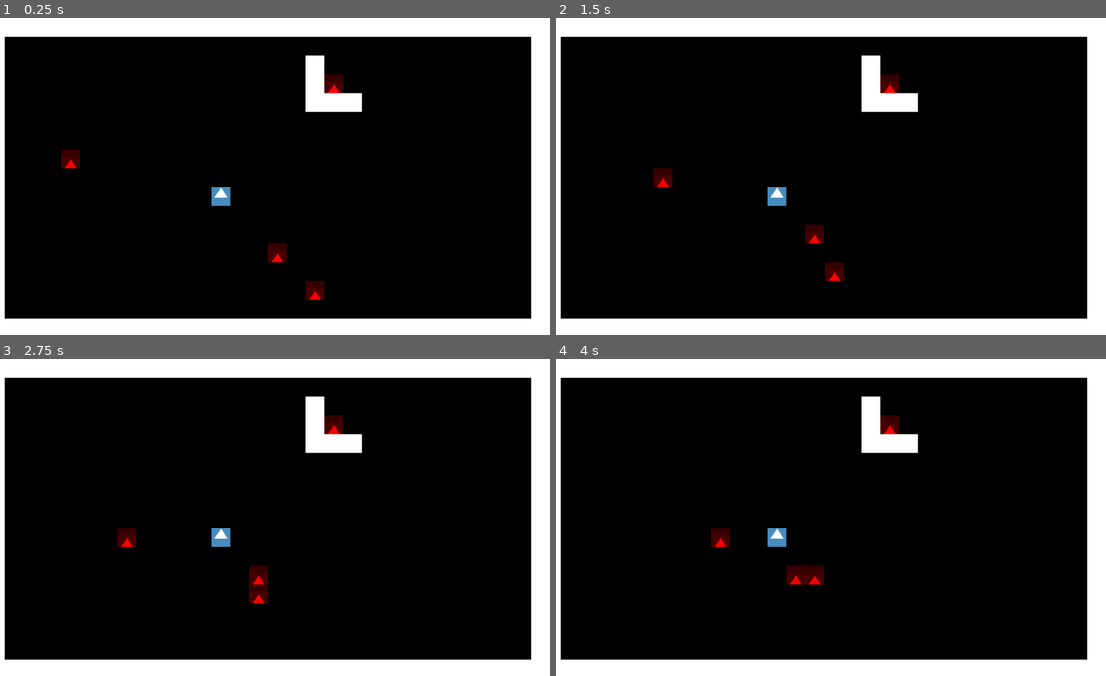
Above: before the commit, frames 1-4 (two rows, left to right).
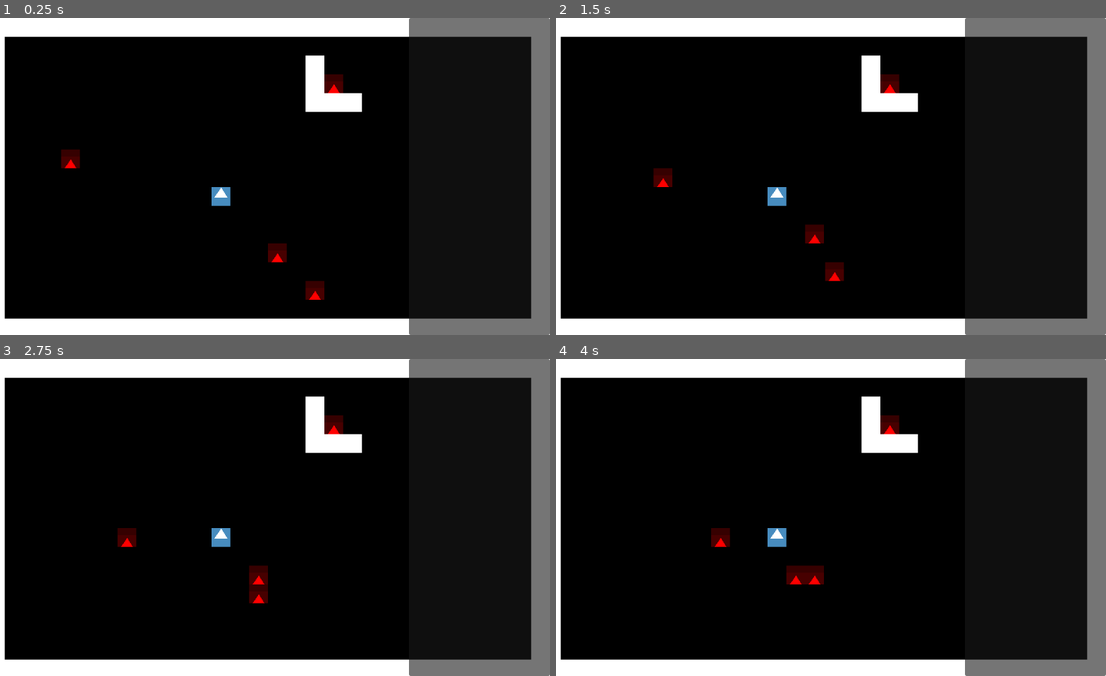
Above: after the commit, the same moments.

Repository: deengames-prototypes/roguelike-base
Game: Godot game, scene res://contexts/core/scenes/CoreGameScene.tscn
The game is run twice, just before and just after one commit, with the same random seed, the same clock (stepped at 60 frames per second) and the same inputs. The engine's default icon, where the game draws it, is replaced by a stand-in: a white triangle on a blue panel in a dark square.
Inputs:
- Up to frame 1 (0.25 s): no input
- Up to frame 2 (1.5 s): tap Enter (ui_accept) at 0.5, 0.77, 1.25 s; tap F (fire_projectile) at 0.6, 1.35 s
- Up to frame 3 (2.75 s): tap Enter (ui_accept) at 1.52, 2 s; tap F (fire_projectile) at 2.1 s
- Up to frame 4 (4 s): tap Enter (ui_accept) at 2.75, 3.02, 3.5, 3.77 s; tap F (fire_projectile) at 2.85, 3.6 s

The runs differ from the first frame. In frame 1, 6.0% of the frame differs, in the area x 74-100%, y 0-100%; in frame 2, 6.0%; in frame 3, 6.0%; in frame 4, 6.0%.

Commit message:
Added a side panel with a placeholder console for logs.

Diff:
--- a/source/contexts/core/scenes/CoreGameScene.tscn
+++ b/source/contexts/core/scenes/CoreGameScene.tscn
@@ -1,9 +1,10 @@
-[gd_scene load_steps=7 format=3 uid="uid://bbienee4el2ha"]
+[gd_scene load_steps=8 format=3 uid="uid://bbienee4el2ha"]
 
 [ext_resource type="Script" path="res://contexts/core/scenes/CoreGameScene.gd" id="1_0bmof"]
 [ext_resource type="Texture2D" uid="uid://b8fmrj8yxlggp" path="res://assets/images/tilesets/prototype.png" id="1_3swem"]
 [ext_resource type="PackedScene" uid="uid://dqf0dw7yhddst" path="res://contexts/core/scenes/entities/Player.tscn" id="3_8hkbo"]
 [ext_resource type="PackedScene" uid="uid://u23i4xaa74q5" path="res://contexts/core/scenes/entities/Monster.tscn" id="4_vk0oa"]
+[ext_resource type="PackedScene" uid="uid://dmmry2pfubshe" path="res://contexts/core/scenes/ui/ConsoleLog.tscn" id="5_yc7c0"]
 
 [sub_resource type="TileSetAtlasSource" id="TileSetAtlasSource_bwpdi"]
 resource_name = "<null>"
@@ -48,3 +49,20 @@
 
 [node name="Monster4" parent="." instance=ExtResource("4_vk0oa")]
 position = Vector2(576, 96)
+
+[node name="CanvasLayer" type="CanvasLayer" parent="."]
+
+[node name="SidePanel" type="Panel" parent="CanvasLayer"]
+custom_minimum_size = Vector2(240, 0)
+anchors_preset = 11
+anchor_left = 1.0
+anchor_right = 1.0
+anchor_bottom = 1.0
+grow_horizontal = 0
+grow_vertical = 2
+
+[node name="ConsoleLog" parent="CanvasLayer/SidePanel" instance=ExtResource("5_yc7c0")]
+custom_minimum_size = Vector2(224, 0)
+layout_mode = 0
+offset_right = 0.0
+offset_bottom = 0.0
--- /dev/null
+++ b/source/contexts/core/scenes/ui/ConsoleLog.gd
@@ -0,0 +1,6 @@
+extends Control
+
+@onready var console_log = %ConsoleLog
+
+func _ready() -> void:
+	console_log.text = ""
--- /dev/null
+++ b/source/contexts/core/scenes/ui/ConsoleLog.tscn
@@ -0,0 +1,40 @@
+[gd_scene load_steps=2 format=3 uid="uid://dmmry2pfubshe"]
+
+[ext_resource type="Script" path="res://contexts/core/scenes/ui/ConsoleLog.gd" id="1_gwxti"]
+
+[node name="MarginContainer" type="MarginContainer"]
+custom_minimum_size = Vector2(240, 540)
+offset_right = 40.0
+offset_bottom = 40.0
+theme_override_constants/margin_left = 8
+theme_override_constants/margin_top = 8
+theme_override_constants/margin_right = 8
+theme_override_constants/margin_bottom = 8
+script = ExtResource("1_gwxti")
+
+[node name="ScrollContainer" type="ScrollContainer" parent="."]
+custom_minimum_size = Vector2(224, 524)
+layout_mode = 2
+
+[node name="ConsoleLog" type="Label" parent="ScrollContainer"]
+unique_name_in_owner = true
+custom_minimum_size = Vector2(224, 524)
+layout_mode = 2
+size_flags_vertical = 1
+text = "l ala la la lalalalalallaaaaaaaaaaaaa
+i
+am
+a
+console
+log
+that
+scrolls.
+scrolls
+scollity
+scroll
+the scroll
+so then
+see what
+it looks like
+ya scroller"
+autowrap_mode = 3
